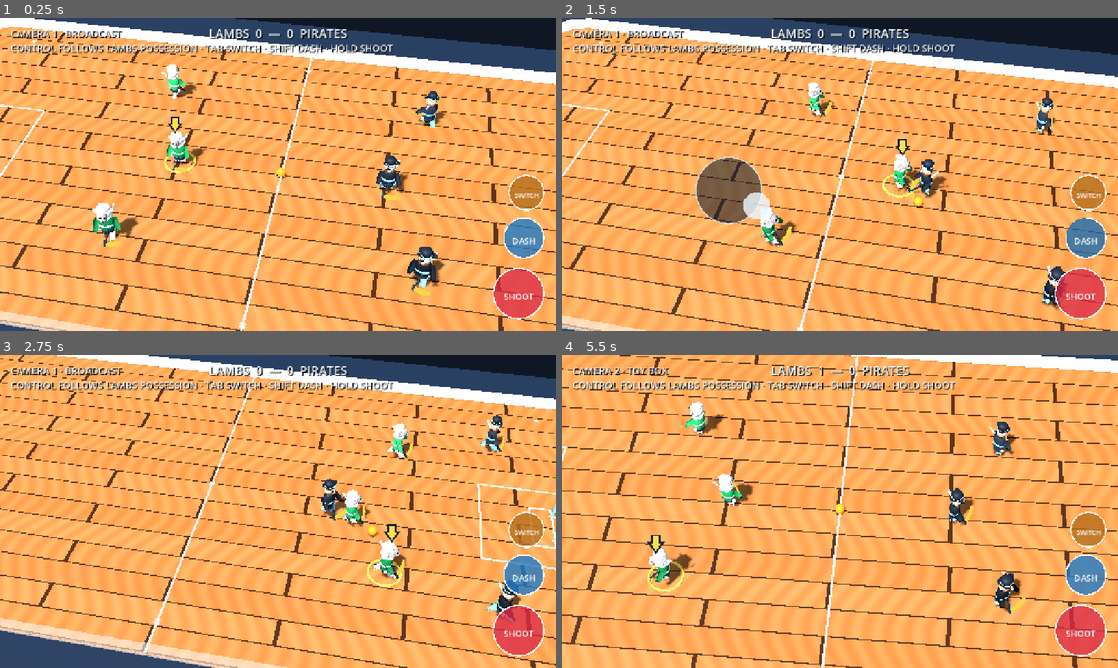
Above: before the commit, frames 1-4 (two rows, left to right).
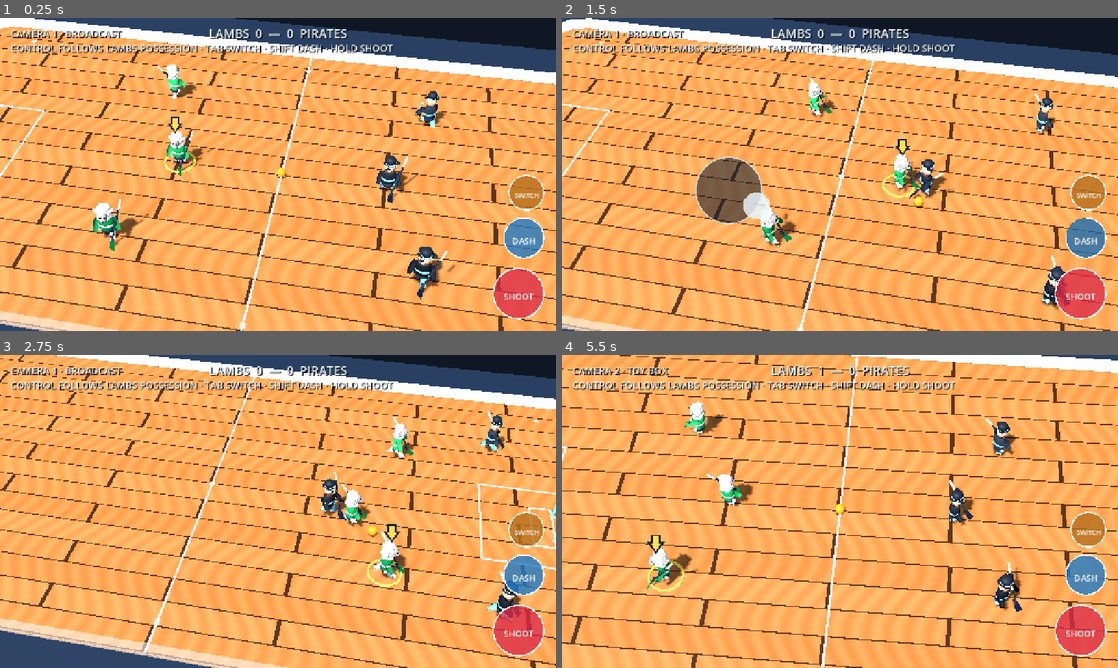
Above: after the commit, the same moments.

Repository: dylanwatsonsoftware/floorball-frenzy-3d
Game: Godot game, scene res://scenes/app/main.tscn
Two runs of this game, one before a commit and one after it. Both use one fixed random seed, a clock stepped at 60 frames per second and the inputs below.
Inputs (mouse positions are in pixels of both pictures, inside the frame that each line leads up to):
- Up to frame 1 (0.25 s): no input
- Up to frame 2 (1.5 s): tap Enter at 0.5 s; move the mouse to (962, 158) at 0.52 s; hold D (move_right) 0.53-1.25 s; tap Shift (dash) at 0.6 s; click (962, 158) at 0.67 s; drag from (728, 190) to (812, 237) at 1.27 s
- Up to frame 3 (2.75 s): move the mouse to (333, 442) at 2.02 s; hold D (move_right) from 2.03 s (still down); tap Backspace (switch_player) at 2.1 s
- Up to frame 4 (5.5 s): release D (move_right) at 2.75 s; drag from (812, 574) to (673, 464) at 2.77 s; move the mouse to (1006, 558) at 3.52 s; hold A (move_left) 3.53-4.25 s; tap 2 at 3.6 s; drag from (673, 464) to (756, 433) at 4.27 s; move the mouse to (867, 511) at 5.02 s; hold S (move_down) from 5.03 s (still down); tap Shift (dash) at 5.1 s; click (867, 511) at 5.17 s

The runs differ from the first frame. In frame 1, 0.7% of the frame differs, in the area x 18-82%, y 15-90%; in frame 2, 0.5%; in frame 3, 0.5%; in frame 4, 0.5%.

Commit message:
fix: align and recolor floorball blades

Diff:
--- a/scripts/presentation/greybox_arena.gd
+++ b/scripts/presentation/greybox_arena.gd
@@ -614,7 +614,7 @@
 	rig.name = "StickRig"
 	# The blade sits at the player's right-front foot while the grip rises across
 	# their body. The controller owns the Y rotation for slap animations.
-	rig.position = Vector3(0.18, 0.25, 0.0)
+	rig.position = Vector3(0.52, 0.50, 0.0)
 	rig.rotation_degrees = Vector3(55.0, -28.0, 5.0)
 	parent.add_child(rig)
 
@@ -657,7 +657,7 @@
 	neck.material_override = _material(color, 0.6)
 	rig.add_child(neck)
 
-	var blade_color := Color("f4d84a")
+	var blade_color := Color("168a45") if StringName(parent.get_meta("team", &"red")) == &"red" else Color("17284d")
 	_add_floorball_blade(rig, blade_color)
 
 
@@ -667,12 +667,12 @@
 	var arrays := []
 	arrays.resize(ArrayMesh.ARRAY_MAX)
 	arrays[ArrayMesh.ARRAY_VERTEX] = PackedVector3Array([
-		Vector3(0.02, 0.0, 1.17), Vector3(0.28, 0.0, 1.14),
-		Vector3(0.58, 0.0, 1.02), Vector3(0.79, 0.0, 0.82),
-		Vector3(0.66, 0.0, 0.71), Vector3(0.34, 0.0, 0.90),
-		Vector3(0.02, 0.0, 1.00),
+		Vector3(-0.04, 0.0, 1.04), Vector3(0.08, 0.0, 1.06),
+		Vector3(0.14, 0.0, 1.26), Vector3(0.24, 0.0, 1.52),
+		Vector3(0.18, 0.0, 1.66), Vector3(0.05, 0.0, 1.72),
+		Vector3(-0.06, 0.0, 1.55), Vector3(-0.08, 0.0, 1.25),
 	])
-	arrays[ArrayMesh.ARRAY_INDEX] = PackedInt32Array([0, 1, 6, 1, 5, 6, 1, 2, 5, 2, 4, 5, 2, 3, 4])
+	arrays[ArrayMesh.ARRAY_INDEX] = PackedInt32Array([0, 1, 2, 0, 2, 7, 2, 6, 7, 2, 3, 6, 3, 5, 6, 3, 4, 5])
 	var mesh := ArrayMesh.new()
 	mesh.add_surface_from_arrays(Mesh.PRIMITIVE_TRIANGLES, arrays)
 	blade.mesh = mesh
--- a/tests/floorball_stick_visual_test.gd
+++ b/tests/floorball_stick_visual_test.gd
@@ -38,6 +38,10 @@
 		if not blade.mesh is ArrayMesh or (blade.mesh as ArrayMesh).get_surface_count() != 1:
 			fail("The floorball blade must use a single lightweight curved mesh")
 			return
+		var blade_size: Vector3 = blade.get_aabb().size
+		if blade_size.z < blade_size.x * 1.6:
+			fail("The blade's long axis must continue along the shaft rather than sit across it at right angles; size=%s" % blade_size)
+			return
 		var blade_center_in_actor: Vector3 = rig.transform * blade.get_aabb().get_center()
 		var grip_center_in_actor: Vector3 = rig.transform * grip.position
 		if blade_center_in_actor.x <= 0.15 or blade_center_in_actor.z <= 0.35:
@@ -47,8 +51,13 @@
 			fail("The grip must be visibly above the grounded blade; grip=%s blade=%s" % [grip_center_in_actor, blade_center_in_actor])
 			return
 		var blade_material := blade.material_override as StandardMaterial3D
-		if blade_material.albedo_color.get_luminance() < 0.55:
-			fail("The small floorball blade needs a bright contrasting color at gameplay camera distance")
+		var blade_color := blade_material.albedo_color
+		if actor.call("get_team") == &"red":
+			if blade_color.g <= blade_color.r * 1.5 or blade_color.g <= blade_color.b * 1.2:
+				fail("Lambs sticks must have recognisable green blades; color=%s" % blade_color)
+				return
+		elif blade_color.b <= blade_color.r * 1.5 or blade_color.b <= blade_color.g * 1.25:
+			fail("Pirates sticks must have recognisable navy blades; color=%s" % blade_color)
 			return
 	print("All six players carry recognizable lightweight floorball sticks.")
 	scene.queue_free()
